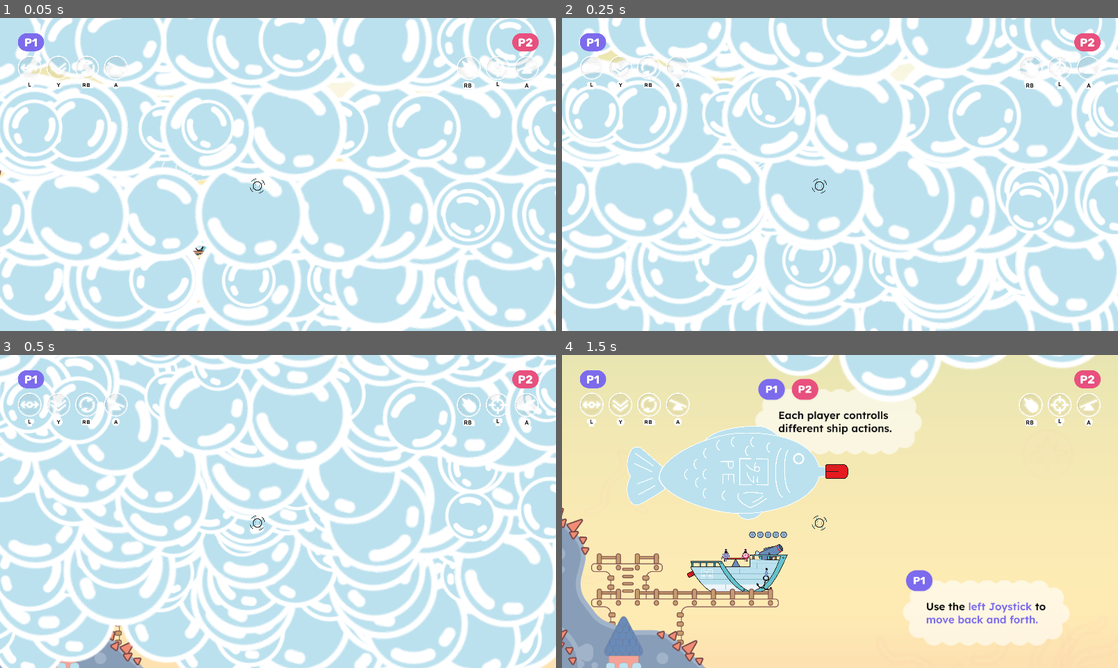
Above: before the commit, frames 1-4 (two rows, left to right).
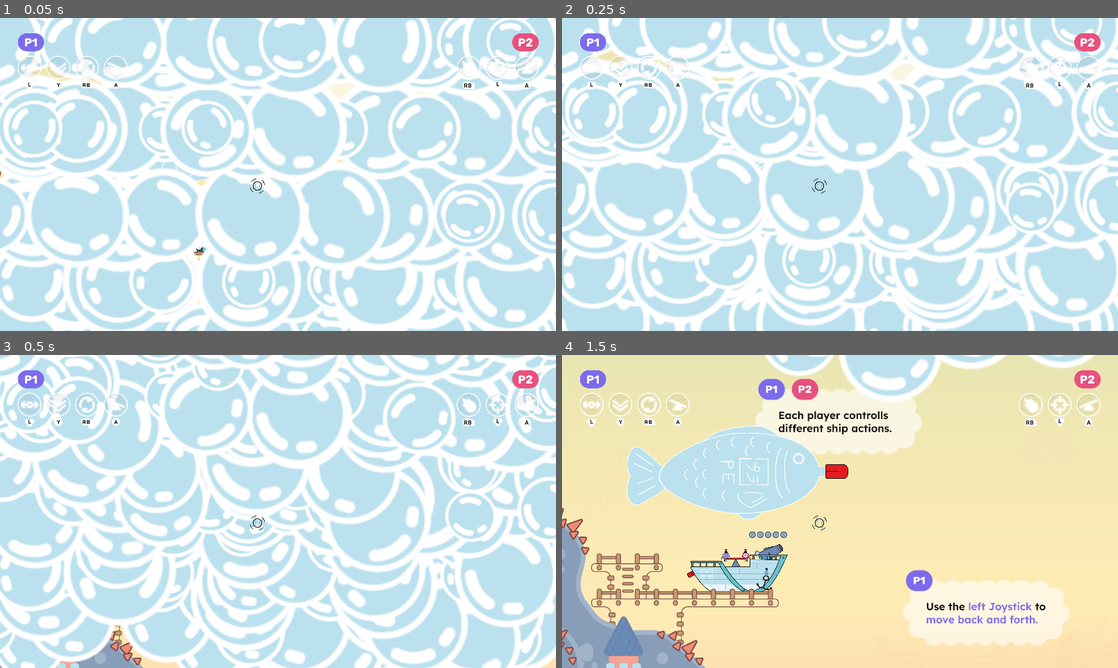
Above: after the commit, the same moments.

Repository: TheJP/GlobalGameJam2025
Game: Godot game, scene res://level/level.tscn
Same seed, same stepped clock (60 frames per second), same inputs: the game is played once before the commit and once after it. This scene is started directly instead of the project's main scene. The engine's default icon, where the game draws it, is replaced by a stand-in: a white triangle on a blue panel in a dark square.
Inputs:
- Up to frame 1 (0.05 s): no input
- Up to frame 2 (0.25 s): no input
- Up to frame 3 (0.5 s): no input
- Up to frame 4 (1.5 s): tap Enter (all_accept) at 0.5, 0.6, 1.35 s

The runs differ from the first frame. In frame 1, 8.1% of the frame differs, in the area x 0-100%, y 0-100%; in frame 2, nothing differs; in frame 3, nothing differs; in frame 4, nothing differs.

Commit message:
Increase pump speed

Diff:
--- a/boat/boat.gd
+++ b/boat/boat.gd
@@ -10,7 +10,7 @@
 @export var min_height: float = -(2160-250)
 @export var min_scale: float = 0.5
 @export var max_scale: float = 1.5
-@export var speed_up: float = 20 * value_scale
+@export var speed_up: float = 30 * value_scale
 @export var speed_down: float = 60 * value_scale
 @export var speed_right: float = 60 * value_scale
 @export var speed_left: float = 25 * value_scale
--- a/boat/pump.gd
+++ b/boat/pump.gd
@@ -3,7 +3,7 @@
 
 signal pump_up
 
-@export var pump_duration:float = 0.1 # seconds for the pump to move from one end to the other
+@export var pump_duration:float = 0.15 # seconds for the pump to move from one end to the other
 @export var pump_max_rotation:float = 2 * PI / 10
 
 @onready var pump_bar_sprite: Sprite2D = $PumpBarSprite
@@ -22,7 +22,7 @@
 		# we are already at the goal
 		return
 
-	pump_position = move_toward(pump_position, pump_goal, 1 / pump_duration * delta)
+	pump_position = move_toward(pump_position, pump_goal, 2.0 / pump_duration * delta) # 2.0 because the pump moves from -1 to +1, i.e. a total of 2
 	pump_bar_sprite.rotation = pump_position * pump_max_rotation
 
 	if pump_position == pump_goal and pump_goal != previous_pump_goal:
